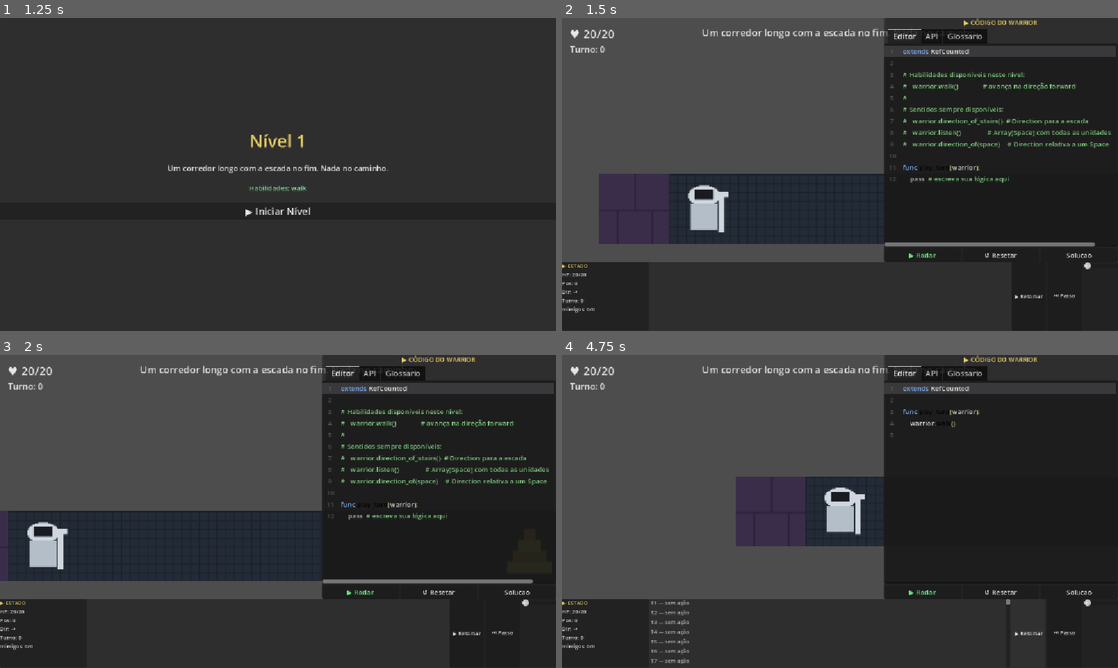
Above: before the commit, frames 1-4 (two rows, left to right).
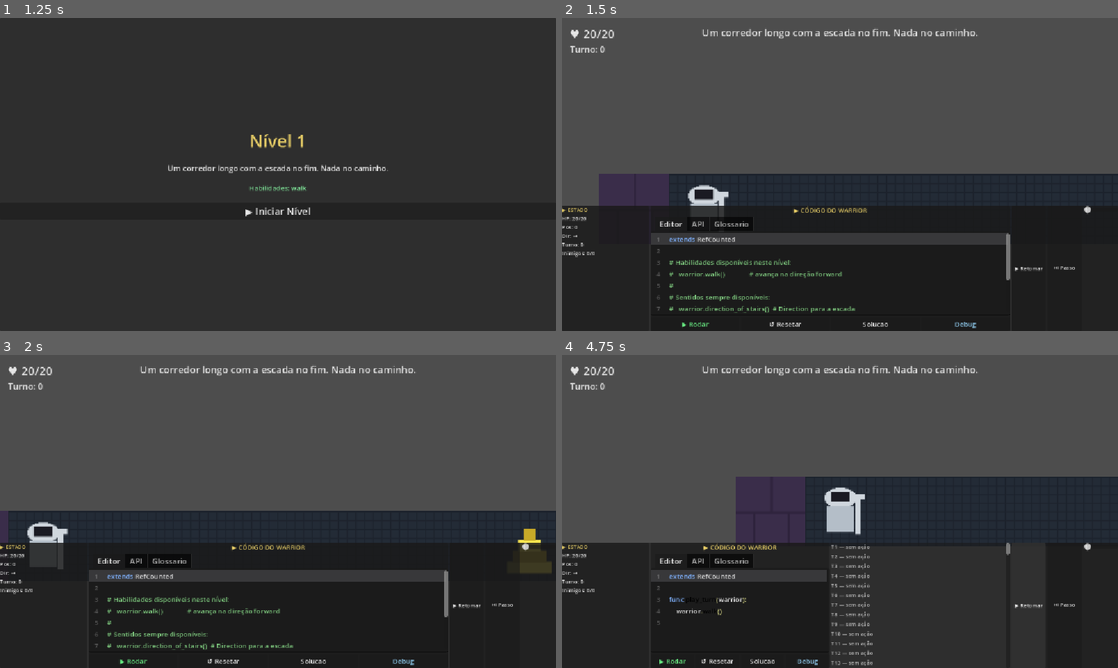
Above: after the commit, the same moments.

Repository: navegar-sistemas/dojo
Game: Godot game, scene res://scenes/main_menu.tscn
Same seed, same stepped clock (60 frames per second), same inputs: the game is played once before the commit and once after it.
Inputs (mouse positions are in pixels of both pictures, inside the frame that each line leads up to):
- Up to frame 1 (1.25 s): click "▶ Iniciar" at 0.5 s
- Up to frame 2 (1.5 s): click "▶ Iniciar Nível" at 1.25 s
- Up to frame 3 (2 s): no input
- Up to frame 4 (4.75 s): click (967, 661) at 2 s, where only the run after the commit has a clickable "Debug"; click "▶ Rodar" at 2.75 s; click "Solucao" at 3.5 s; click "⏸ Pausar" at 4.25 s

Frame 1 is identical in both runs. In frame 2, 31% of the frame differs, in the area x 0-100%, y 0-100%; in frame 3, 30%; in frame 4, 31%.

Commit message:
feat(012): mover editor para painel inferior entre Estado e controles de execução
- game.tscn: CodeEditorPanel realocado para DebugLayer/DebugPanel/VBox (centro do painel inferior, entre WarriorStatePanel e ExecutionControls); DebugPanel cresce de 78% para 60% de altura; ToggleEditorBtn e EditorLayer removidos; TurnConsole inicia oculto (visible=false)
- code_editor_panel.tscn: DebugBtn adicionado à barra de botões; custom_minimum_size do CodeArea reduzido para 80px
- code_editor_panel.gd: sinal debug_toggled(open: bool) e handler _on_debug_toggle()
- game_controller.gd: path _editor atualizado para $DebugLayer/DebugPanel/VBox/CodeEditorPanel; _toggle_editor_btn removido; _on_toggle_debug conectado ao sinal debug_toggled

Diff:
--- a/godot/42warrior/scenes/code_editor_panel.tscn
+++ b/godot/42warrior/scenes/code_editor_panel.tscn
@@ -30,7 +30,7 @@
 [node name="CodeArea" type="CodeEdit" parent="VBox/Tabs/Editor"]
 layout_mode = 2
 size_flags_vertical = 3
-custom_minimum_size = Vector2(0, 300)
+custom_minimum_size = Vector2(0, 80)
 text = "extends RefCounted
 
 func play_turn(warrior):
@@ -56,6 +56,12 @@
 size_flags_horizontal = 3
 text = "Solucao"
 
+[node name="DebugBtn" type="Button" parent="VBox/Tabs/Editor/Buttons"]
+layout_mode = 2
+size_flags_horizontal = 3
+text = "Debug"
+theme_override_colors/font_color = Color(0.6, 0.85, 1.0, 1)
+
 [node name="ErrorView" type="PanelContainer" parent="VBox/Tabs/Editor"]
 script = ExtResource("2_errview")
 visible = false
--- a/godot/42warrior/scenes/game.tscn
+++ b/godot/42warrior/scenes/game.tscn
@@ -69,16 +69,6 @@
 text = "Score: 0"
 theme_override_font_sizes/font_size = 20
 
-[node name="ToggleEditorBtn" type="Button" parent="HudView"]
-anchors_preset = 3
-offset_left = -160.0
-offset_top = 52.0
-offset_right = -16.0
-offset_bottom = 80.0
-text = "</> Código"
-theme_override_font_sizes/font_size = 14
-theme_override_colors/font_color = Color(0.9, 0.8, 0.4, 1)
-
 [node name="HintLabel" type="Label" parent="HudView"]
 visible = false
 layout_mode = 1
@@ -96,23 +86,12 @@
 theme_override_font_sizes/font_size = 14
 theme_override_colors/font_color = Color(0.9, 0.8, 0.4, 1)
 
-[node name="EditorLayer" type="CanvasLayer" parent="."]
+[node name="DebugLayer" type="CanvasLayer" parent="."]
 layer = 2
-
-[node name="CodeEditorPanel" parent="EditorLayer" instance=ExtResource("5_panel")]
-anchor_left = 0.58
-anchor_top = 0.0
-anchor_right = 1.0
-anchor_bottom = 0.78
-grow_horizontal = 2
-grow_vertical = 2
-
-[node name="DebugLayer" type="CanvasLayer" parent="."]
-layer = 3
 
 [node name="DebugPanel" type="PanelContainer" parent="DebugLayer"]
 anchor_left = 0.0
-anchor_top = 0.78
+anchor_top = 0.60
 anchor_right = 1.0
 anchor_bottom = 1.0
 grow_horizontal = 2
@@ -162,7 +141,12 @@
 text = "Inimigos: —"
 theme_override_font_sizes/font_size = 11
 
+[node name="CodeEditorPanel" parent="DebugLayer/DebugPanel/VBox" instance=ExtResource("5_panel")]
+layout_mode = 2
+size_flags_horizontal = 3
+
 [node name="TurnConsole" type="ScrollContainer" parent="DebugLayer/DebugPanel/VBox"]
+visible = false
 script = ExtResource("8_console")
 layout_mode = 2
 size_flags_horizontal = 3
--- a/godot/42warrior/src/presentation/code_editor_panel.gd
+++ b/godot/42warrior/src/presentation/code_editor_panel.gd
@@ -2,17 +2,20 @@
 extends PanelContainer
 
 signal run_pressed(source: String)
+signal debug_toggled(open: bool)
 
 var _level_index := 1
 var _store := PlayerCodeStore.new()
 var _skeleton_provider := LevelSkeletonProvider.new()
 var _ref_source := ""
 var _player_source := ""
+var _debug_open := false
 
 @onready var _editor: CodeEdit = $VBox/Tabs/Editor/CodeArea
 @onready var _run_btn: Button = $VBox/Tabs/Editor/Buttons/RunBtn
 @onready var _reset_btn: Button = $VBox/Tabs/Editor/Buttons/ResetBtn
 @onready var _ref_btn: Button = $VBox/Tabs/Editor/Buttons/RefBtn
+@onready var _debug_btn: Button = $VBox/Tabs/Editor/Buttons/DebugBtn
 @onready var _error_view: ErrorView = $VBox/Tabs/Editor/ErrorView
 @onready var _api_tab: ApiReferenceTab = $VBox/Tabs/API
 @onready var _glossary_tab: GlossaryTab = $VBox/Tabs/Glossario
@@ -22,6 +25,7 @@
 	_run_btn.pressed.connect(_on_run)
 	_reset_btn.pressed.connect(_on_reset)
 	_ref_btn.pressed.connect(_on_view_ref)
+	_debug_btn.pressed.connect(_on_debug_toggle)
 	_setup_editor_style()
 
 
@@ -68,6 +72,11 @@
 		_editor.text = _ref_source
 
 
+func _on_debug_toggle() -> void:
+	_debug_open = not _debug_open
+	debug_toggled.emit(_debug_open)
+
+
 func _setup_editor_style() -> void:
 	_editor.syntax_highlighter = CodeHighlighter.new()
 	var highlighter := _editor.syntax_highlighter as CodeHighlighter
--- a/godot/42warrior/src/presentation/game_controller.gd
+++ b/godot/42warrior/src/presentation/game_controller.gd
@@ -33,11 +33,10 @@
 
 @onready var _dungeon: DungeonView = $DungeonView
 @onready var _hud: HudView = $HudView
-@onready var _editor: CodeEditorPanel = $EditorLayer/CodeEditorPanel
+@onready var _editor: CodeEditorPanel = $DebugLayer/DebugPanel/VBox/CodeEditorPanel
 @onready var _console: TurnConsole = $DebugLayer/DebugPanel/VBox/TurnConsole
 @onready var _state_panel: WarriorStatePanel = $DebugLayer/DebugPanel/VBox/WarriorStatePanel
 @onready var _controls: ExecutionControls = $DebugLayer/DebugPanel/VBox/ExecutionControls
-@onready var _toggle_editor_btn: Button = $HudView/ToggleEditorBtn
 
 
 func _ready() -> void:
@@ -46,10 +45,10 @@
 	_timer.timeout.connect(_on_tick)
 	add_child(_timer)
 	_editor.run_pressed.connect(_on_run_pressed)
+	_editor.debug_toggled.connect(_on_toggle_debug)
 	_controls.play_pause_toggled.connect(_on_play_pause_toggled)
 	_controls.step_requested.connect(_on_step_requested)
 	_controls.speed_changed.connect(_on_speed_changed)
-	_toggle_editor_btn.pressed.connect(_on_toggle_editor)
 	var flow: Node = get_node_or_null("/root/TowerFlow")
 	var start_level := 1
 	if flow:
@@ -194,8 +193,8 @@
 		_timer.start()
 
 
-func _on_toggle_editor() -> void:
-	_editor.visible = not _editor.visible
+func _on_toggle_debug(open: bool) -> void:
+	_console.visible = open
 
 
 func _unhandled_input(event: InputEvent) -> void:
